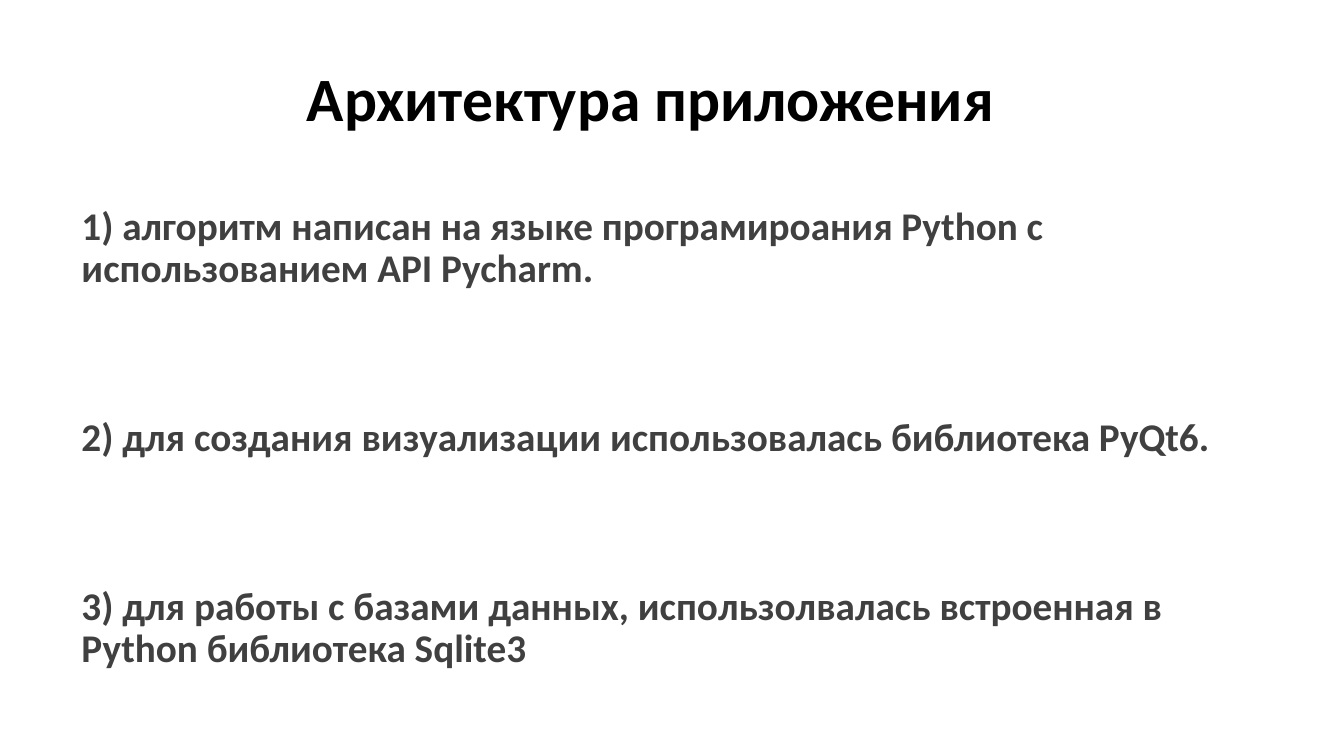
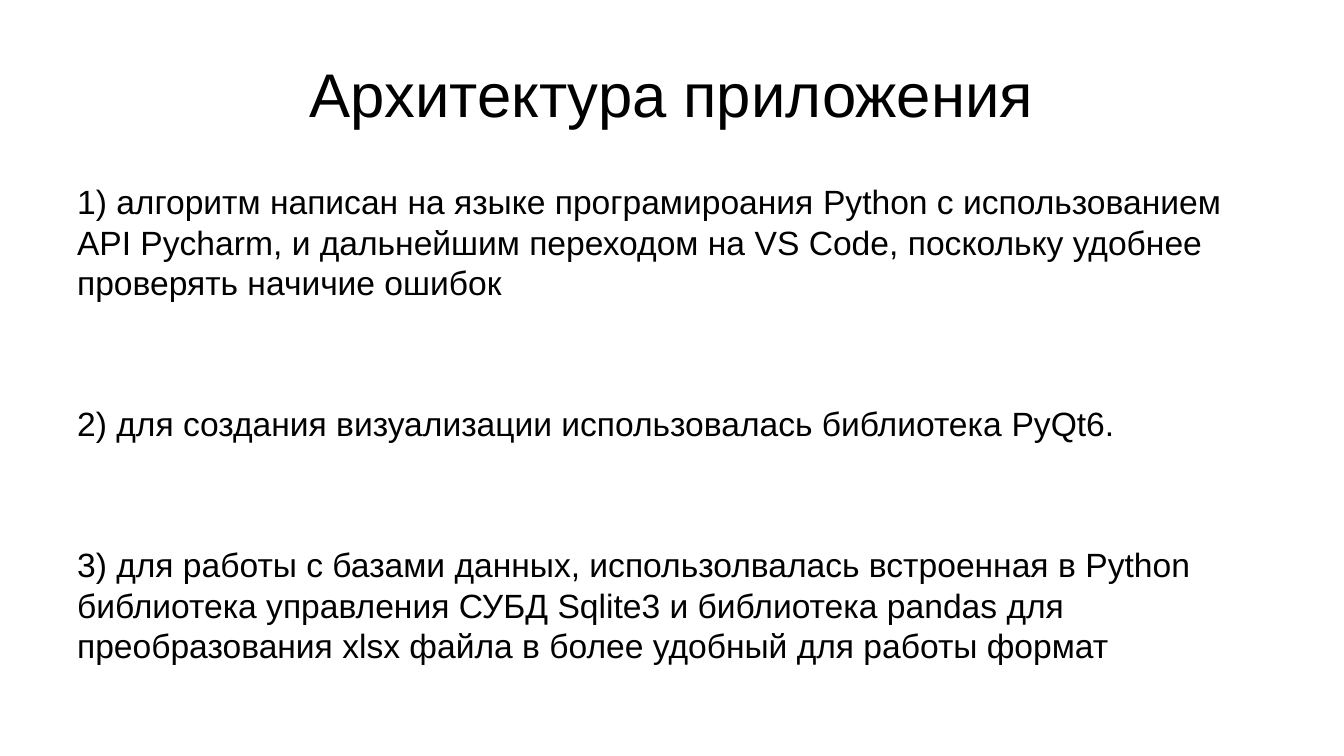
Before and after one commit to Asphie/Asphie, a slide deck: slide 7 of Проектная работа ЯП.pptx (slide 6 before the commit). Drawn at 1344x756 pixels with LibreOffice and Linux fonts; fonts in the diff are those of the drawing. Boxes give left, top, right and bottom in pixels: in the first picture for what was removed or moved away, otherwise in the second. Text is boxed around its words. In the diff, an @@ line names an element or a change of style, - is before the commit and + after.

```diff
--- a/Проектная работа ЯП.pptx
+++ b/Проектная работа ЯП.pptx
@@ title "Архитектура приложения" at [310, 74, 1033, 129]: font Calibri to Arial, bold off; line spacing 0.9 to 1 @@
@@ text "1) алгоритм написан на языке ...": place and size @@
-text "1) алгоритм написан на языке ..." at [81, 211, 1209, 668]
+text "1) алгоритм написан на языке ..." at [77, 189, 1221, 665]
@@ text at [77, 189, 1221, 302]: text changed; size 28 to 24 pt; font Calibri to Arial; text colour #404040 to #000000; bold off @@
-1) алгоритм написан на языке програмироания Python с использованием API Pycharm.
+1) алгоритм написан на языке програмироания Python с использованием API Pycharm, и дальнейшим переходом на VS Code, поскольку удобнее проверять начичие ошибок
@@ text at [77, 411, 1115, 443]: size 28 to 24 pt, font Calibri to Arial, text colour #404040 to #000000, bold off in "2) для создания визуализации использовалась библиотека PyQt6 ..."; line spacing 0.9 to 1; less space between paragraphs @@
@@ text at [77, 552, 1190, 665]: text changed; size 28 to 24 pt; font Calibri to Arial; text colour #404040 to #000000; bold off @@
-3) для работы с базами данных, использолвалась встроенная в Python библиотека Sqlite3
+3) для работы с базами данных, использолвалась встроенная в Python библиотека управления СУБД Sqlite3 и библиотека pandas для преобразования xlsx файла в более удобный для работы формат
```
Also in this commit, not shown: 10 other slides changed, 1 slide added.
